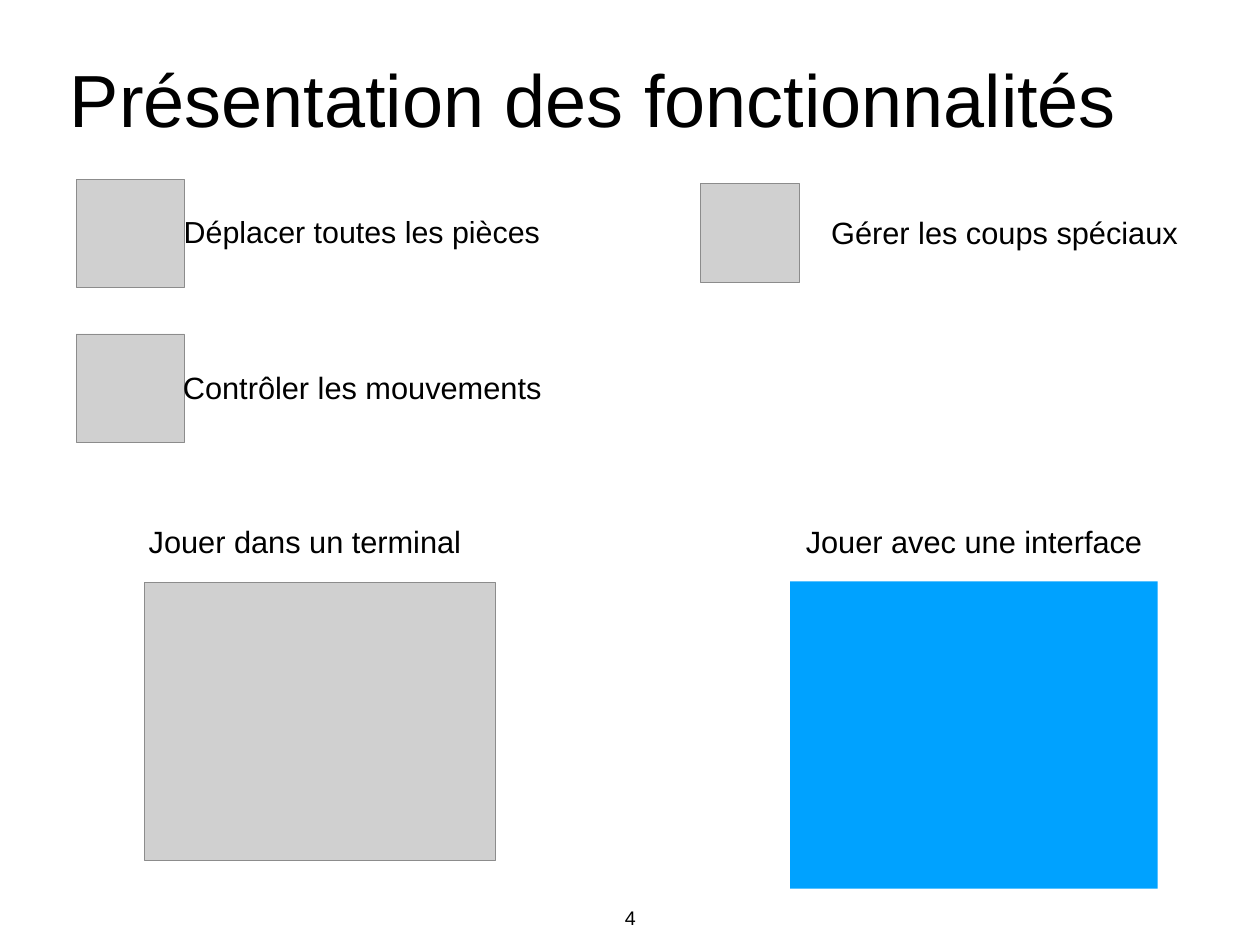
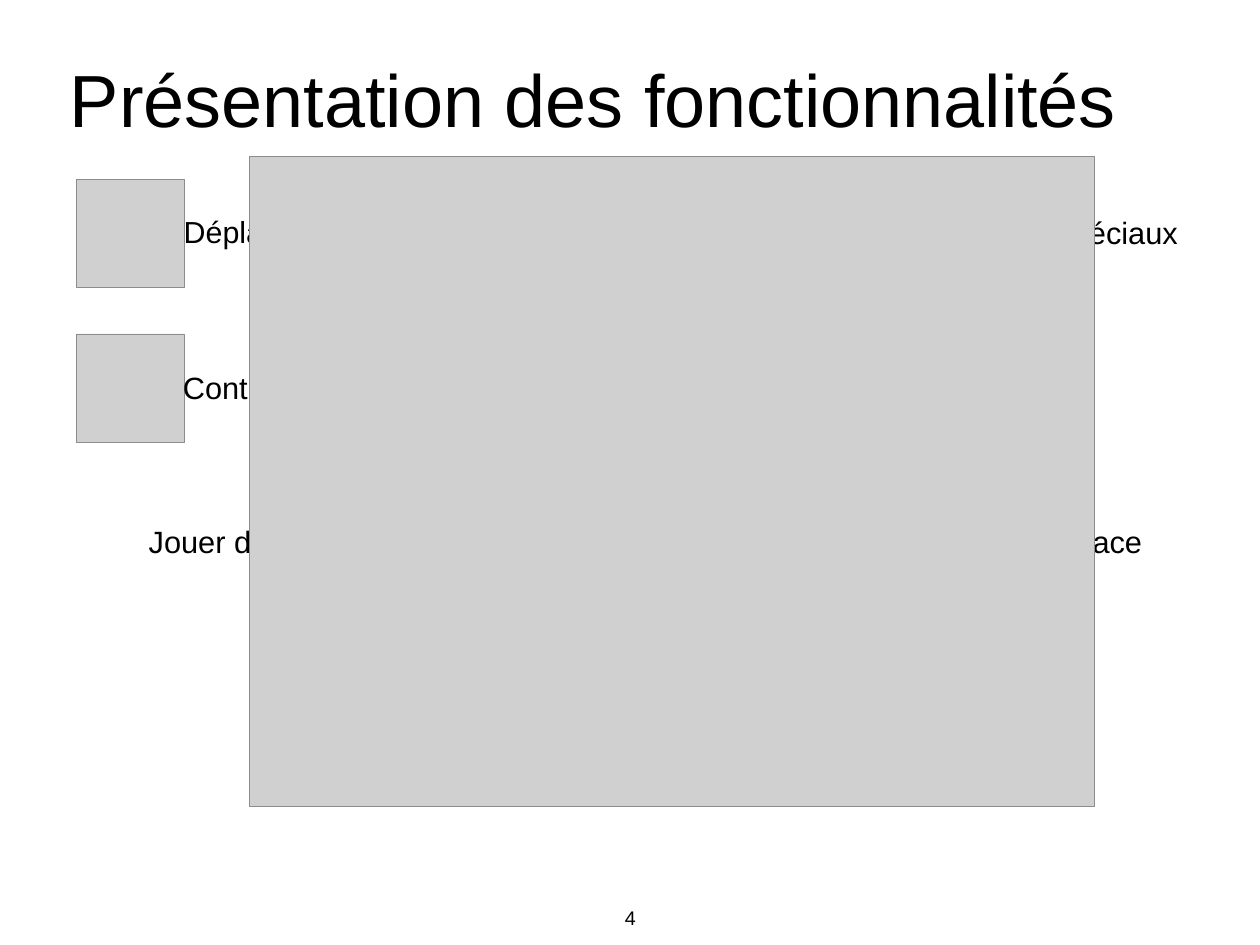
Before and after one commit to skwalala/jeu-d-echec, a slide deck: slide 4 of doc/diapo pour les bouseux.pptx. Drawn at 1260x945 pixels with LibreOffice and Linux fonts; fonts in the diff are those of the drawing; grey boxes stand for pictures. Boxes give left, top, right and bottom in pixels: in the first picture for what was removed or moved away, otherwise in the second. Text is boxed around its words. In the diff, an @@ line names an element or a change of style, - is before the commit and + after.

```diff
--- a/doc/diapo pour les bouseux.pptx
+++ b/doc/diapo pour les bouseux.pptx
@@ picture added at <box>250,157,1095,806</box> @@
@@ picture removed at <box>701,183,799,282</box> @@
@@ picture removed at <box>144,583,495,860</box> @@
@@ rectangle removed at <box>790,581,1158,889</box> @@
```
Also in this commit, not shown: 3 other slides changed, 1 slide added, 1 slide removed, 6 other files.
